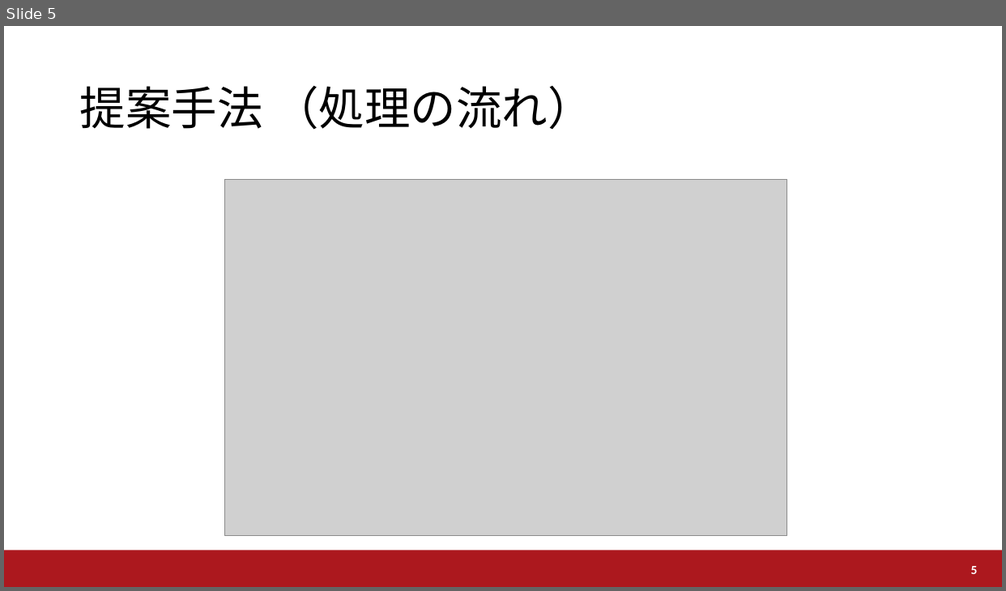
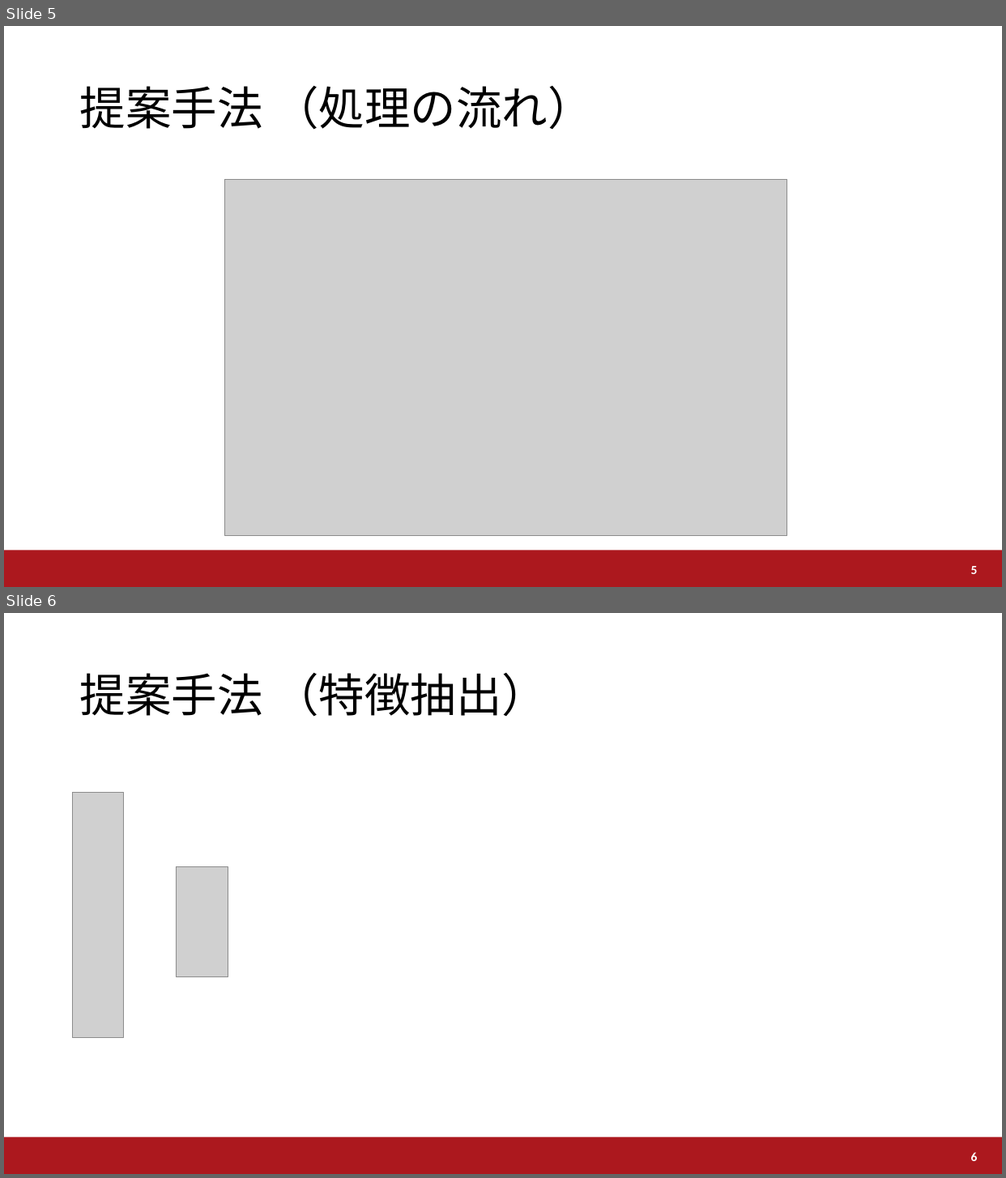
Before and after one commit to a2h1r0/lab, a slide deck: paper/water/UWW2021/UWW2021.pptx. Shown one above the other, each under a label of ours: slide 5 before the commit, slides 5 and 6 after it. The pictures are 1006x591 and 1006x1178 pixels, drawn with LibreOffice and Linux fonts; fonts in the diff are those of the drawing; grey boxes stand for pictures; background and template pictures are left out. Boxes give left, top, right and bottom in pixels: in the first picture for what was removed or moved away, otherwise in the second. Text is boxed around its words. In the diff, an @@ line names an element or a change of style, - is before the commit and + after.

```diff
--- a/paper/water/UWW2021/UWW2021.pptx
+++ b/paper/water/UWW2021/UWW2021.pptx
@@ slide 6 added at (4,613,1002,1174), background #FFFFFF; not listed: 1 template element that a slide beside it also shows @@
@@ title added at (80,673,548,717), 44 pt, text #000000 @@
+提案手法 （特徴抽出）
@@ picture added at (73,792,124,1038) @@
@@ picture added at (177,867,228,978) @@
@@ page number added at (971,1152,978,1161), 12 pt, text #FFFFFF, bold @@
+6
```
Also in this commit, not shown: 1 slide changed, 1 other file.
